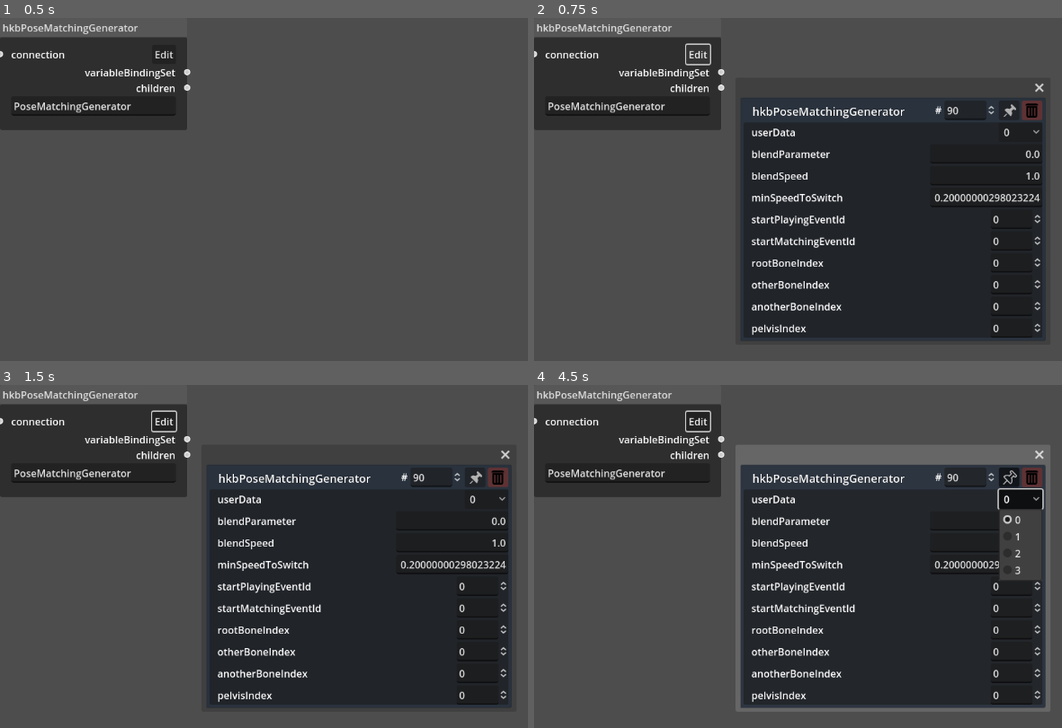
Above: before the commit, frames 1-4 (two rows, left to right).
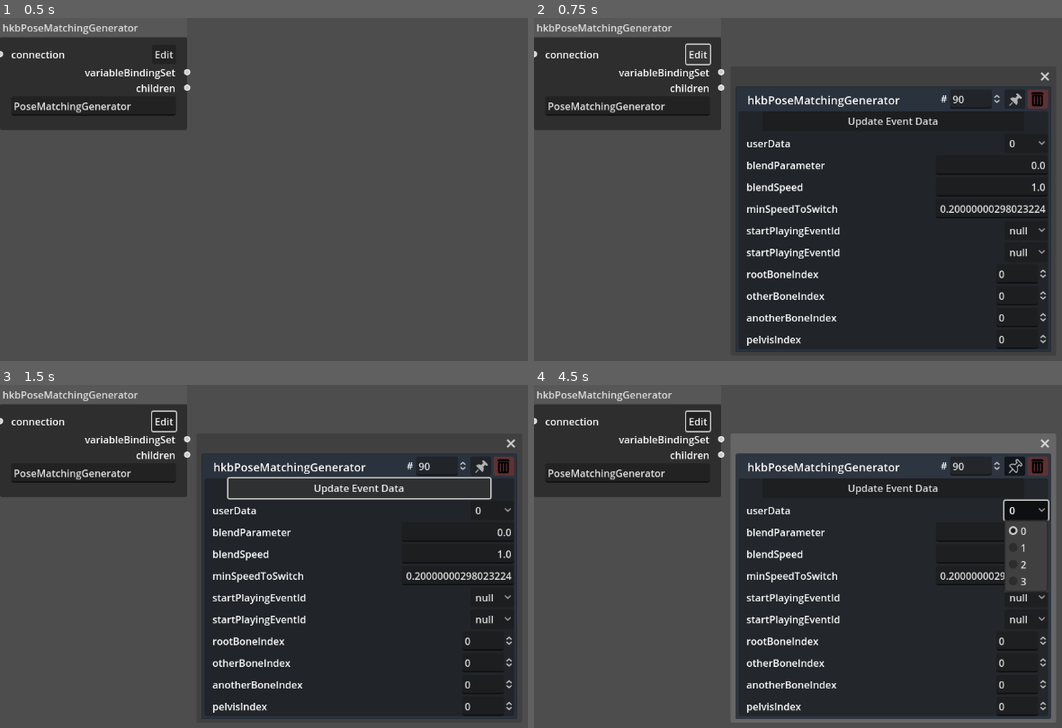
Above: after the commit, the same moments.

Repository: NeoExperiences/BehaviorNodeGraphTool
Game: Godot game, scene res://Nodes/hkbP/hkbPoseMatchingGeneratorScene.tscn
Same seed, same stepped clock (60 frames per second), same inputs: the game is played once before the commit and once after it. This scene is started directly instead of the project's main scene.
Inputs (mouse positions are in pixels of both pictures, inside the frame that each line leads up to; where the layout moved, square brackets give the same spot in the first picture):
- Up to frame 1 (0.5 s): no input
- Up to frame 2 (0.75 s): click "Edit" at 0.5 s
- Up to frame 3 (1.5 s): click (359, 487) at 1.25 s, where only the run after the commit has a clickable "Update Event Data"
- Up to frame 4 (4.5 s): click (1025, 597) at 2 s, where only the run after the commit has a clickable "null"; click (1025, 618) at 2.75 s, where only the run after the commit has a clickable "null"; click (1014, 467) [1009, 477] at 3.5 s; click "0" at 4.25 s

Frame 1 is identical in both runs. In frame 2, 10% of the frame differs, in the area x 38-98%, y 15-98%; in frame 3, 9.9%; in frame 4, 17%, in the area x 37-99%, y 14-99%.

Commit message:
Updated Posematching Generator to load graph data.

Diff:
--- a/Nodes/hkbP/Scripts/hkbPoseMatchingGeneratorScene.gd
+++ b/Nodes/hkbP/Scripts/hkbPoseMatchingGeneratorScene.gd
@@ -26,13 +26,22 @@
 	$DataPopupPanel/VBoxContainer/PanelContainer/FoldingPanel/blendParameter/blendParameterLine.text = blendParameter
 	$DataPopupPanel/VBoxContainer/PanelContainer/FoldingPanel/blendSpeed/blendSpeedLine.text = blendSpeed
 	$DataPopupPanel/VBoxContainer/PanelContainer/FoldingPanel/minSpeedToSwitch/minSpeedToSwitchLine.text = minSpeedToSwitch
-	$DataPopupPanel/VBoxContainer/PanelContainer/FoldingPanel/startPlayingEventId/startPlayingEventIdSpinBox.value = startPlayingEventId
-	$DataPopupPanel/VBoxContainer/PanelContainer/FoldingPanel/startMatchingEventId/startMatchingEventIdSpinBox.value = startMatchingEventId
+	$DataPopupPanel/VBoxContainer/PanelContainer/FoldingPanel/startPlayingEventId/startPlayingEventIdOptionButton._updateEvents()
+	if startPlayingEventId == -1:
+		$DataPopupPanel/VBoxContainer/PanelContainer/FoldingPanel/startPlayingEventId/startPlayingEventIdOptionButton.selected = 0
+	else:
+		$DataPopupPanel/VBoxContainer/PanelContainer/FoldingPanel/startPlayingEventId/startPlayingEventIdOptionButton.selected = startPlayingEventId + 1
+	$DataPopupPanel/VBoxContainer/PanelContainer/FoldingPanel/startMatchingEventId/startMatchingEventIdOptionButton._updateEvents()
+	if startMatchingEventId == -1:
+		$DataPopupPanel/VBoxContainer/PanelContainer/FoldingPanel/startMatchingEventId/startMatchingEventIdOptionButton.selected = 0
+	else:
+		$DataPopupPanel/VBoxContainer/PanelContainer/FoldingPanel/startMatchingEventId/startMatchingEventIdOptionButton.selected = startMatchingEventId + 1
+	#$DataPopupPanel/VBoxContainer/PanelContainer/FoldingPanel/startPlayingEventId/startPlayingEventIdSpinBox.value = startPlayingEventId
+	#$DataPopupPanel/VBoxContainer/PanelContainer/FoldingPanel/startMatchingEventId/startMatchingEventIdSpinBox.value = startMatchingEventId
 	$DataPopupPanel/VBoxContainer/PanelContainer/FoldingPanel/rootBoneIndex/rootBoneIndexSpinBox.value = rootBoneIndex
 	$DataPopupPanel/VBoxContainer/PanelContainer/FoldingPanel/otherBoneIndex/otherBoneIndexSpinBox.value = otherBoneIndex
 	$DataPopupPanel/VBoxContainer/PanelContainer/FoldingPanel/anotherBoneIndex/anotherBoneIndexSpinBox.value = anotherBoneIndex
 	$DataPopupPanel/VBoxContainer/PanelContainer/FoldingPanel/pelvisIndex/pelvisIndexSpinBox.value = pelvisIndex
-
 
 func _on_gui_input(event):
 	if event is InputEventMouseButton and event.double_click:
@@ -108,3 +117,16 @@
 
 func _on_pelvis_index_spin_box_value_changed(value):
 	pelvisIndex = value
+
+
+func _on_start_playing_event_id_option_button_item_selected(index):
+	pass # Replace with function body.
+
+
+func _on_start_matching_event_id_option_button_item_selected(index):
+	pass # Replace with function body.
+
+
+func _on_update_events_button_pressed():
+	$DataPopupPanel/VBoxContainer/PanelContainer/FoldingPanel/startPlayingEventId/startPlayingEventIdOptionButton._updateEvents()
+	$DataPopupPanel/VBoxContainer/PanelContainer/FoldingPanel/startMatchingEventId/startMatchingEventIdOptionButton._updateEvents()
--- a/Nodes/hkbP/hkbPoseMatchingGeneratorScene.tscn
+++ b/Nodes/hkbP/hkbPoseMatchingGeneratorScene.tscn
@@ -1,10 +1,11 @@
-[gd_scene load_steps=7 format=3 uid="uid://c27c8pmv0xl2u"]
+[gd_scene load_steps=8 format=3 uid="uid://c27c8pmv0xl2u"]
 
 [ext_resource type="Script" path="res://Nodes/hkbP/Scripts/hkbPoseMatchingGeneratorScene.gd" id="1_266p2"]
 [ext_resource type="Texture2D" uid="uid://dtc4ja5slmyqt" path="res://Resources/ConfirmDeleteButton.png" id="2_pij0a"]
 [ext_resource type="Texture2D" uid="uid://dtrsj56jbquo8" path="res://Resources/PinButton.png" id="3_olm7o"]
 [ext_resource type="Texture2D" uid="uid://csb3wjekhlmy1" path="res://Resources/UnpinButton.png" id="4_5qgcn"]
 [ext_resource type="Texture2D" uid="uid://jrafqhji2unw" path="res://Resources/DeleteButton.png" id="5_tpwiq"]
+[ext_resource type="Script" path="res://Nodes/hkbS/Scripts/eventToSendidOptionButton.gd" id="6_ipjhu"]
 
 [sub_resource type="StyleBoxFlat" id="StyleBoxFlat_y45yo"]
 content_margin_left = 5.0
@@ -96,15 +97,15 @@
 [node name="DataPopupPanel" type="PopupPanel" parent="."]
 transparent_bg = true
 initial_position = 1
-size = Vector2i(489, 391)
+size = Vector2i(506, 427)
 borderless = false
 theme_override_styles/panel = SubResource("StyleBoxFlat_y45yo")
 
 [node name="VBoxContainer" type="VBoxContainer" parent="DataPopupPanel"]
 offset_left = 5.0
 offset_top = 5.0
-offset_right = 484.0
-offset_bottom = 386.0
+offset_right = 501.0
+offset_bottom = 422.0
 
 [node name="BaseNode" type="HBoxContainer" parent="DataPopupPanel/VBoxContainer"]
 layout_mode = 2
@@ -158,6 +159,22 @@
 
 [node name="FoldingPanel" type="VBoxContainer" parent="DataPopupPanel/VBoxContainer/PanelContainer"]
 layout_mode = 2
+
+[node name="UpdateEvents" type="HBoxContainer" parent="DataPopupPanel/VBoxContainer/PanelContainer/FoldingPanel"]
+layout_mode = 2
+
+[node name="Space2" type="Control" parent="DataPopupPanel/VBoxContainer/PanelContainer/FoldingPanel/UpdateEvents"]
+layout_mode = 2
+size_flags_horizontal = 6
+
+[node name="updateEventsButton" type="Button" parent="DataPopupPanel/VBoxContainer/PanelContainer/FoldingPanel/UpdateEvents"]
+custom_minimum_size = Vector2(420, 32)
+layout_mode = 2
+text = "Update Event Data"
+
+[node name="Space" type="Control" parent="DataPopupPanel/VBoxContainer/PanelContainer/FoldingPanel/UpdateEvents"]
+layout_mode = 2
+size_flags_horizontal = 6
 
 [node name="userData" type="HBoxContainer" parent="DataPopupPanel/VBoxContainer/PanelContainer/FoldingPanel"]
 layout_mode = 2
@@ -248,32 +265,76 @@
 [node name="startPlayingEventId" type="HBoxContainer" parent="DataPopupPanel/VBoxContainer/PanelContainer/FoldingPanel"]
 layout_mode = 2
 
-[node name="Label" type="Label" parent="DataPopupPanel/VBoxContainer/PanelContainer/FoldingPanel/startPlayingEventId"]
+[node name="idLabel" type="Label" parent="DataPopupPanel/VBoxContainer/PanelContainer/FoldingPanel/startPlayingEventId"]
+layout_mode = 2
+text = "   startPlayingEventId
+"
+
+[node name="Space" type="Control" parent="DataPopupPanel/VBoxContainer/PanelContainer/FoldingPanel/startPlayingEventId"]
+layout_mode = 2
+size_flags_horizontal = 6
+
+[node name="startPlayingEventIdOptionButton" type="OptionButton" parent="DataPopupPanel/VBoxContainer/PanelContainer/FoldingPanel/startPlayingEventId"]
+custom_minimum_size = Vector2(70, 30)
+layout_mode = 2
+item_count = 1
+selected = 0
+popup/item_0/text = "null"
+popup/item_0/id = 0
+script = ExtResource("6_ipjhu")
+
+[node name="startPlayingEventIdOld" type="HBoxContainer" parent="DataPopupPanel/VBoxContainer/PanelContainer/FoldingPanel"]
+visible = false
+layout_mode = 2
+
+[node name="Label" type="Label" parent="DataPopupPanel/VBoxContainer/PanelContainer/FoldingPanel/startPlayingEventIdOld"]
 layout_mode = 2
 text = "   startPlayingEventId"
 
-[node name="Space" type="Control" parent="DataPopupPanel/VBoxContainer/PanelContainer/FoldingPanel/startPlayingEventId"]
-custom_minimum_size = Vector2(20, 0)
-layout_mode = 2
-size_flags_horizontal = 6
-
-[node name="startPlayingEventIdSpinBox" type="SpinBox" parent="DataPopupPanel/VBoxContainer/PanelContainer/FoldingPanel/startPlayingEventId"]
+[node name="Space" type="Control" parent="DataPopupPanel/VBoxContainer/PanelContainer/FoldingPanel/startPlayingEventIdOld"]
+custom_minimum_size = Vector2(20, 0)
+layout_mode = 2
+size_flags_horizontal = 6
+
+[node name="startPlayingEventIdSpinBox" type="SpinBox" parent="DataPopupPanel/VBoxContainer/PanelContainer/FoldingPanel/startPlayingEventIdOld"]
 layout_mode = 2
 rounded = true
 
 [node name="startMatchingEventId" type="HBoxContainer" parent="DataPopupPanel/VBoxContainer/PanelContainer/FoldingPanel"]
 layout_mode = 2
 
-[node name="Label" type="Label" parent="DataPopupPanel/VBoxContainer/PanelContainer/FoldingPanel/startMatchingEventId"]
+[node name="idLabel" type="Label" parent="DataPopupPanel/VBoxContainer/PanelContainer/FoldingPanel/startMatchingEventId"]
+layout_mode = 2
+text = "   startPlayingEventId
+"
+
+[node name="Space" type="Control" parent="DataPopupPanel/VBoxContainer/PanelContainer/FoldingPanel/startMatchingEventId"]
+layout_mode = 2
+size_flags_horizontal = 6
+
+[node name="startMatchingEventIdOptionButton" type="OptionButton" parent="DataPopupPanel/VBoxContainer/PanelContainer/FoldingPanel/startMatchingEventId"]
+custom_minimum_size = Vector2(70, 30)
+layout_mode = 2
+item_count = 1
+selected = 0
+popup/item_0/text = "null"
+popup/item_0/id = 0
+script = ExtResource("6_ipjhu")
+
+[node name="startMatchingEventIdOld" type="HBoxContainer" parent="DataPopupPanel/VBoxContainer/PanelContainer/FoldingPanel"]
+visible = false
+layout_mode = 2
+
+[node name="Label" type="Label" parent="DataPopupPanel/VBoxContainer/PanelContainer/FoldingPanel/startMatchingEventIdOld"]
 layout_mode = 2
 text = "   startMatchingEventId"
 
-[node name="Space" type="Control" parent="DataPopupPanel/VBoxContainer/PanelContainer/FoldingPanel/startMatchingEventId"]
-custom_minimum_size = Vector2(20, 0)
-layout_mode = 2
-size_flags_horizontal = 6
-
-[node name="startMatchingEventIdSpinBox" type="SpinBox" parent="DataPopupPanel/VBoxContainer/PanelContainer/FoldingPanel/startMatchingEventId"]
+[node name="Space" type="Control" parent="DataPopupPanel/VBoxContainer/PanelContainer/FoldingPanel/startMatchingEventIdOld"]
+custom_minimum_size = Vector2(20, 0)
+layout_mode = 2
+size_flags_horizontal = 6
+
+[node name="startMatchingEventIdSpinBox" type="SpinBox" parent="DataPopupPanel/VBoxContainer/PanelContainer/FoldingPanel/startMatchingEventIdOld"]
 layout_mode = 2
 rounded = true
 
@@ -349,12 +410,15 @@
 [connection signal="value_changed" from="DataPopupPanel/VBoxContainer/BaseNode/nodeIDSpinBox" to="." method="_on_node_id_spin_box_value_changed"]
 [connection signal="toggled" from="DataPopupPanel/VBoxContainer/BaseNode/PinButton" to="." method="_on_pin_button_toggled"]
 [connection signal="pressed" from="DataPopupPanel/VBoxContainer/BaseNode/DeleteButton" to="." method="_on_delete_button_pressed"]
+[connection signal="pressed" from="DataPopupPanel/VBoxContainer/PanelContainer/FoldingPanel/UpdateEvents/updateEventsButton" to="." method="_on_update_events_button_pressed"]
 [connection signal="item_selected" from="DataPopupPanel/VBoxContainer/PanelContainer/FoldingPanel/userData/userDataButton" to="." method="_on_user_data_button_item_selected"]
 [connection signal="text_changed" from="DataPopupPanel/VBoxContainer/PanelContainer/FoldingPanel/blendParameter/blendParameterLine" to="." method="_on_blend_parameter_line_text_changed"]
 [connection signal="text_changed" from="DataPopupPanel/VBoxContainer/PanelContainer/FoldingPanel/blendSpeed/blendSpeedLine" to="." method="_on_blend_speed_line_text_changed"]
 [connection signal="text_changed" from="DataPopupPanel/VBoxContainer/PanelContainer/FoldingPanel/minSpeedToSwitch/minSpeedToSwitchLine" to="." method="_on_min_speed_to_switch_line_text_changed"]
-[connection signal="value_changed" from="DataPopupPanel/VBoxContainer/PanelContainer/FoldingPanel/startPlayingEventId/startPlayingEventIdSpinBox" to="." method="_on_start_playing_event_id_spin_box_value_changed"]
-[connection signal="value_changed" from="DataPopupPanel/VBoxContainer/PanelContainer/FoldingPanel/startMatchingEventId/startMatchingEventIdSpinBox" to="." method="_on_start_matching_event_id_spin_box_value_changed"]
+[connection signal="item_selected" from="DataPopupPanel/VBoxContainer/PanelContainer/FoldingPanel/startPlayingEventId/startPlayingEventIdOptionButton" to="." method="_on_start_playing_event_id_option_button_item_selected"]
+[connection signal="value_changed" from="DataPopupPanel/VBoxContainer/PanelContainer/FoldingPanel/startPlayingEventIdOld/startPlayingEventIdSpinBox" to="." method="_on_start_playing_event_id_spin_box_value_changed"]
+[connection signal="item_selected" from="DataPopupPanel/VBoxContainer/PanelContainer/FoldingPanel/startMatchingEventId/startMatchingEventIdOptionButton" to="." method="_on_start_matching_event_id_option_button_item_selected"]
+[connection signal="value_changed" from="DataPopupPanel/VBoxContainer/PanelContainer/FoldingPanel/startMatchingEventIdOld/startMatchingEventIdSpinBox" to="." method="_on_start_matching_event_id_spin_box_value_changed"]
 [connection signal="value_changed" from="DataPopupPanel/VBoxContainer/PanelContainer/FoldingPanel/rootBoneIndex/rootBoneIndexSpinBox" to="." method="_on_root_bone_index_spin_box_value_changed"]
 [connection signal="value_changed" from="DataPopupPanel/VBoxContainer/PanelContainer/FoldingPanel/otherBoneIndex/otherBoneIndexSpinBox" to="." method="_on_other_bone_index_spin_box_value_changed"]
 [connection signal="value_changed" from="DataPopupPanel/VBoxContainer/PanelContainer/FoldingPanel/anotherBoneIndex/anotherBoneIndexSpinBox" to="." method="_on_another_bone_index_spin_box_value_changed"]
--- a/Nodes/hkbT/hkbTimerModifierScene.tscn
+++ b/Nodes/hkbT/hkbTimerModifierScene.tscn
@@ -84,7 +84,6 @@
 transparent_bg = true
 initial_position = 1
 size = Vector2i(500, 252)
-visible = true
 borderless = false
 theme_override_styles/panel = SubResource("StyleBoxFlat_y45yo")
 
--- a/Scripts/xml_import.gd
+++ b/Scripts/xml_import.gd
@@ -84,12 +84,12 @@
 					if object.children[4].content != "null":
 						connections.append([0, int(object.attributes.name.replace("#","")), int(object.children[4].content.replace("#",""))])
 					graphEdit.add_child(loadedNode)
-				#"hkbBehaviorGraphData":
-					#print("hkbBehaviorGraphData loaded.")
-				#"hkbVariableValueSet":
-					#print("hkbVariableValueSet loaded.")
-				#"hkbBehaviorGraphStringData":
-					#print("hkbBehaviorGraphStringData loaded.")
+				"hkbBehaviorGraphData":
+					print("hkbBehaviorGraphData loaded.")
+				"hkbVariableValueSet":
+					print("hkbVariableValueSet loaded.")
+				"hkbBehaviorGraphStringData":
+					print("hkbBehaviorGraphStringData loaded.")
 				"hkbStateMachine":
 					print("hkbStateMachine loaded.")
 					var loadedNode = globalVariable.hkbStateMachine.instantiate()
